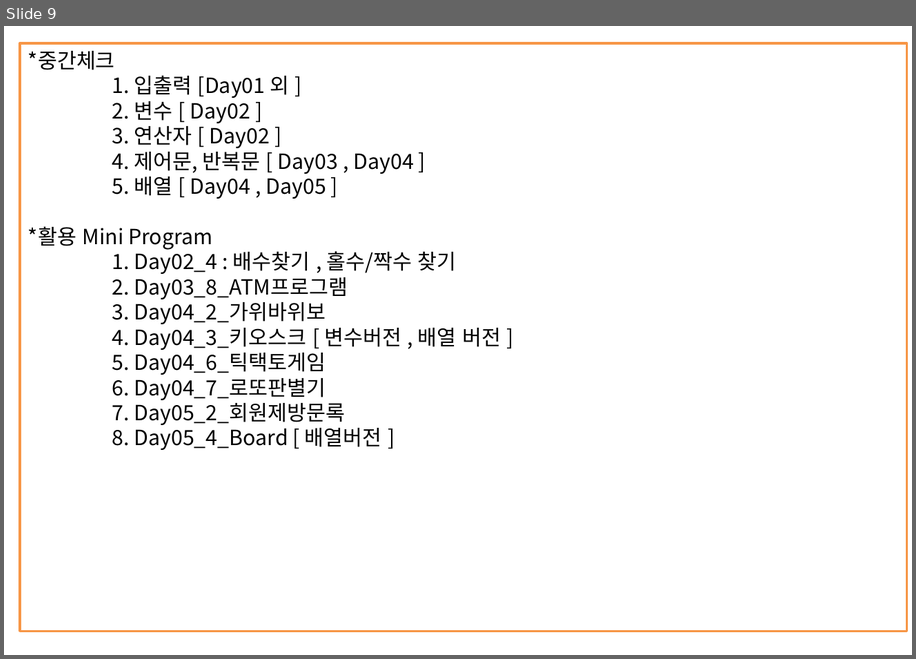
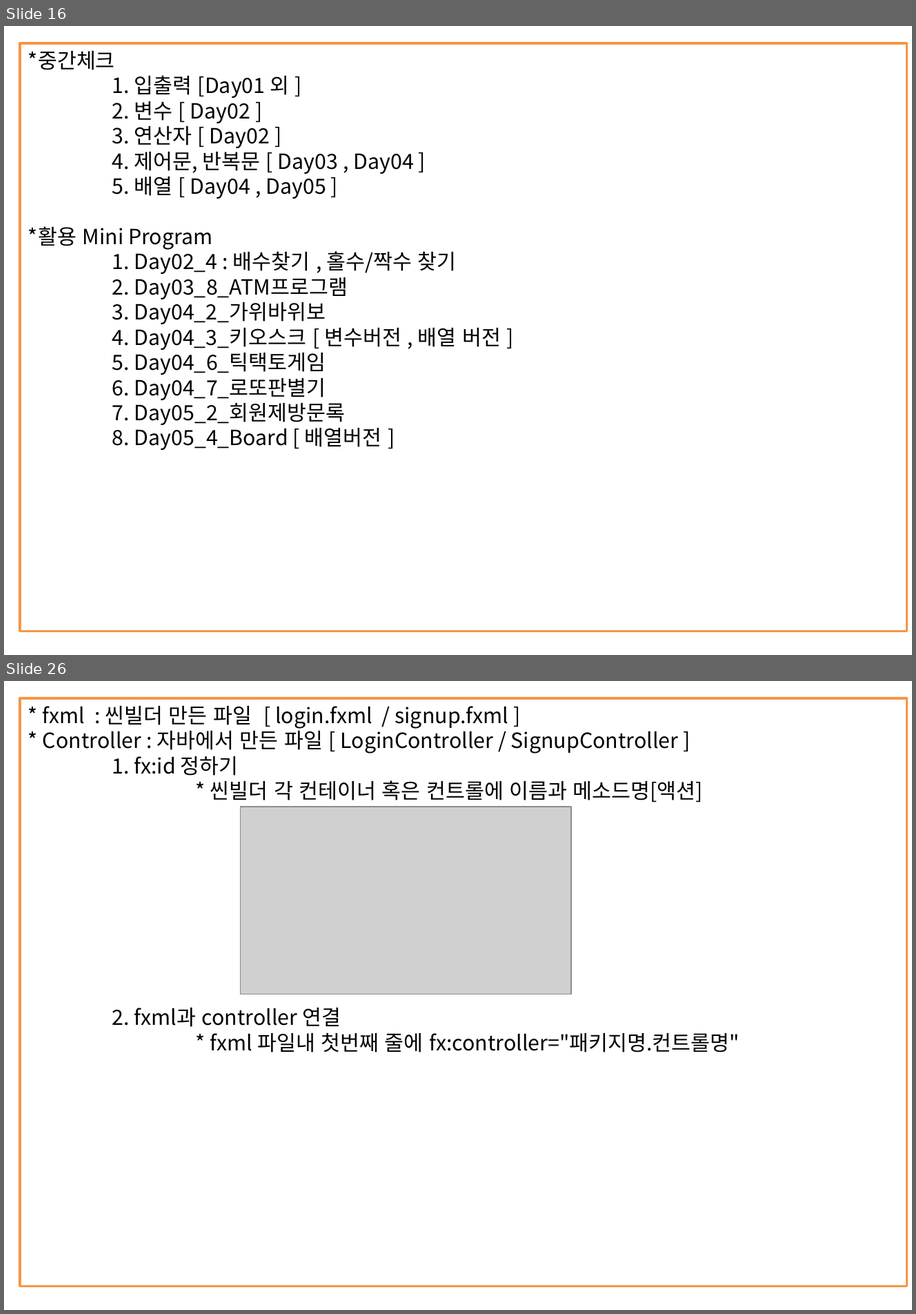
Before and after one commit to kth0027/ezen_kth, a slide deck: Study_Revise/JAVA-PPT/JAVA정리.pptx. Shown one above the other, each under a label of ours: slide 9 before the commit, slides 16 and 26 after it; the slides between them are not shown. The pictures are 916x659 and 916x1314 pixels, drawn with LibreOffice and Linux fonts; fonts in the diff are those of the drawing; grey boxes stand for pictures. Boxes give left, top, right and bottom in pixels: in the first picture for what was removed or moved away, otherwise in the second. Text is boxed around its words. In the diff, an @@ line names an element or a change of style, - is before the commit and + after.

```diff
--- a/Study_Revise/JAVA-PPT/JAVA정리.pptx
+++ b/Study_Revise/JAVA-PPT/JAVA정리.pptx
@@ slide 26 added at [4, 681, 912, 1310], background #FFFFFF @@
@@ rectangle added at [20, 699, 907, 1286], outline #F79646 2 pt, 18 pt, text #000000 @@
+* fxml : 씬빌더 만든 파일 [ login.fxml / signup.fxml ]
+* Controller : 자바에서 만든 파일 [ LoginController / SignupController ]
+1. fx:id 정하기
+* 씬빌더 각 컨테이너 혹은 컨트롤에 이름과 메소드명[액션]
+2. fxml과 controller 연결
+* fxml 파일내 첫번째 줄에 fx:controller="패키지명.컨트롤명"
@@ picture added at [241, 807, 572, 994] @@
@@ what was slide 9 is now slide 16 @@
```
Also in this commit, not shown: 3 slides changed, 14 other slides added, 1 other file.
